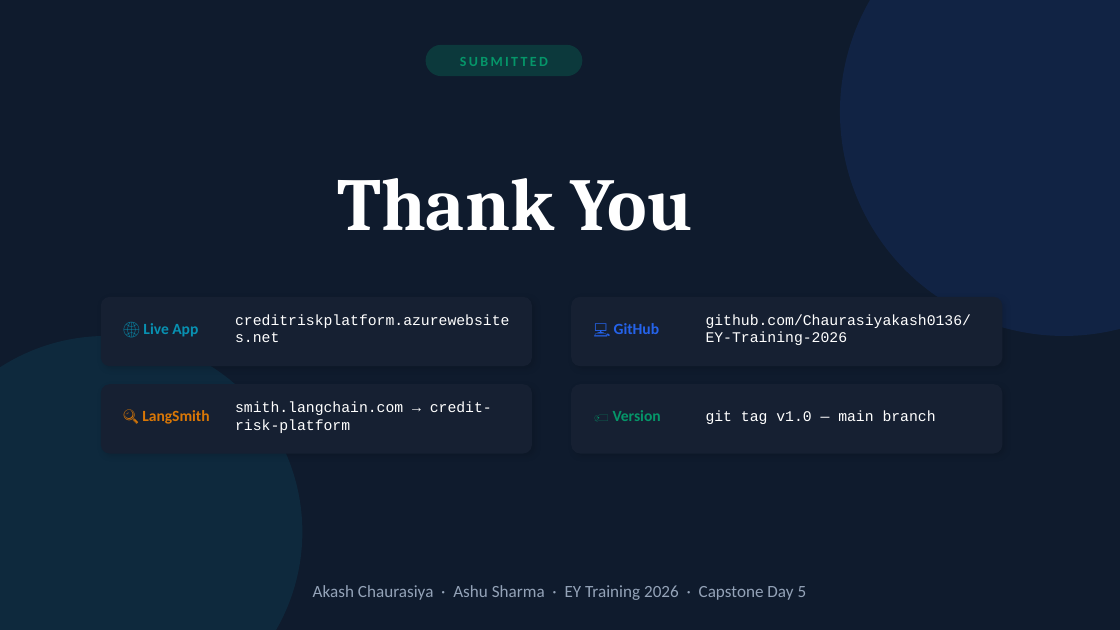
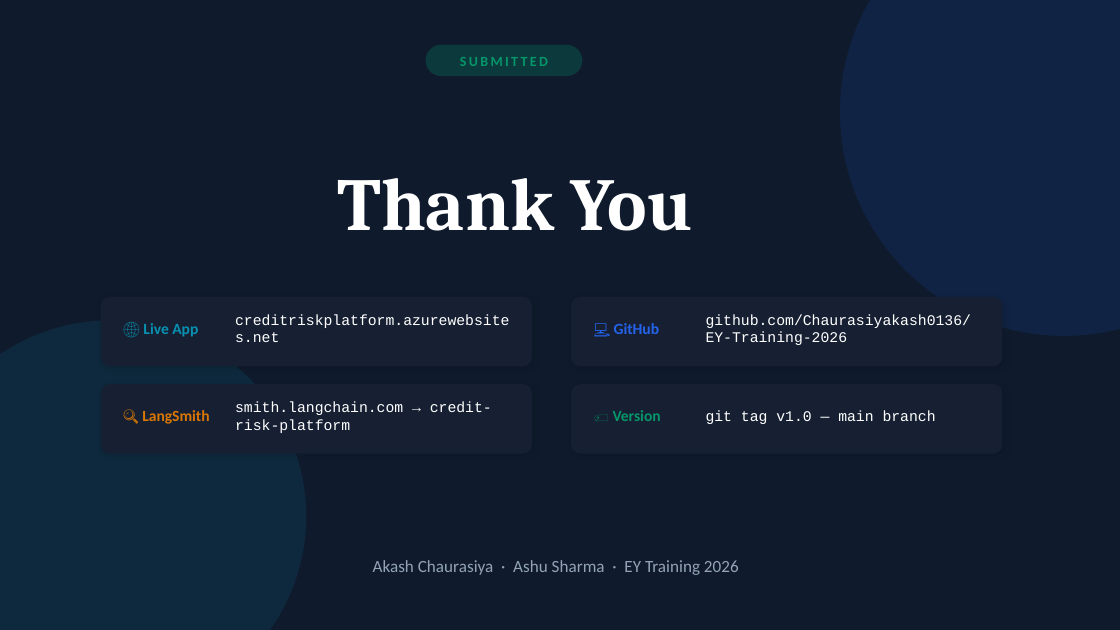
Before and after one commit to Chaurasiyakash0136/EY-Training-2026, a slide deck: slide 19 of Capstone_Project/Credit-Risk-Intelligence-Platform/docs/Project_Documents/Credit_Risk_Platform_Capstone_project.pptx. Drawn at 1120x630 pixels with LibreOffice and Linux fonts; fonts in the diff are those of the drawing. Boxes give left, top, right and bottom in pixels: in the first picture for what was removed or moved away, otherwise in the second. Text is boxed around its words. In the diff, an @@ line names an element or a change of style, - is before the commit and + after.

```diff
--- a/Capstone_Project/Credit-Risk-Intelligence-Platform/docs/Project_Documents/Credit_Risk_Platform_Capstone_project.pptx
+++ b/Capstone_Project/Credit-Risk-Intelligence-Platform/docs/Project_Documents/Credit_Risk_Platform_Capstone_project.pptx
@@ ellipse resized from (x1=0, y1=336, x2=302, y2=630) to (x1=0, y1=320, x2=306, y2=630) @@
@@ text at (x1=373, y1=560, x2=739, y2=575): text changed @@
-Akash Chaurasiya · Ashu Sharma · EY Training 2026 · Capstone Day 5
+Akash Chaurasiya · Ashu Sharma · EY Training 2026
```
Also in this commit, not shown: 6 other slides changed, 8 slides added, 8 slides removed, 11 other files.
